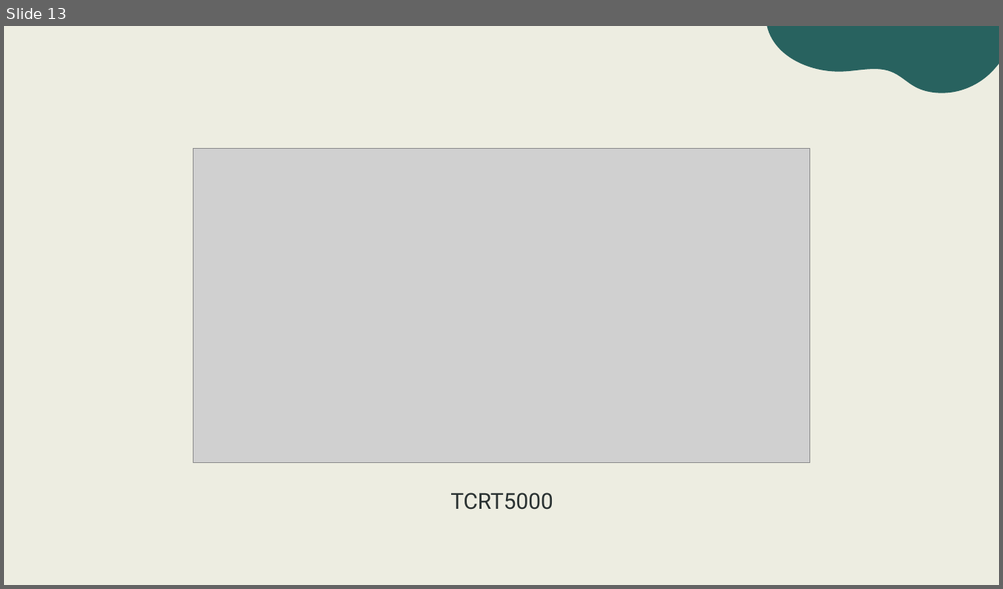
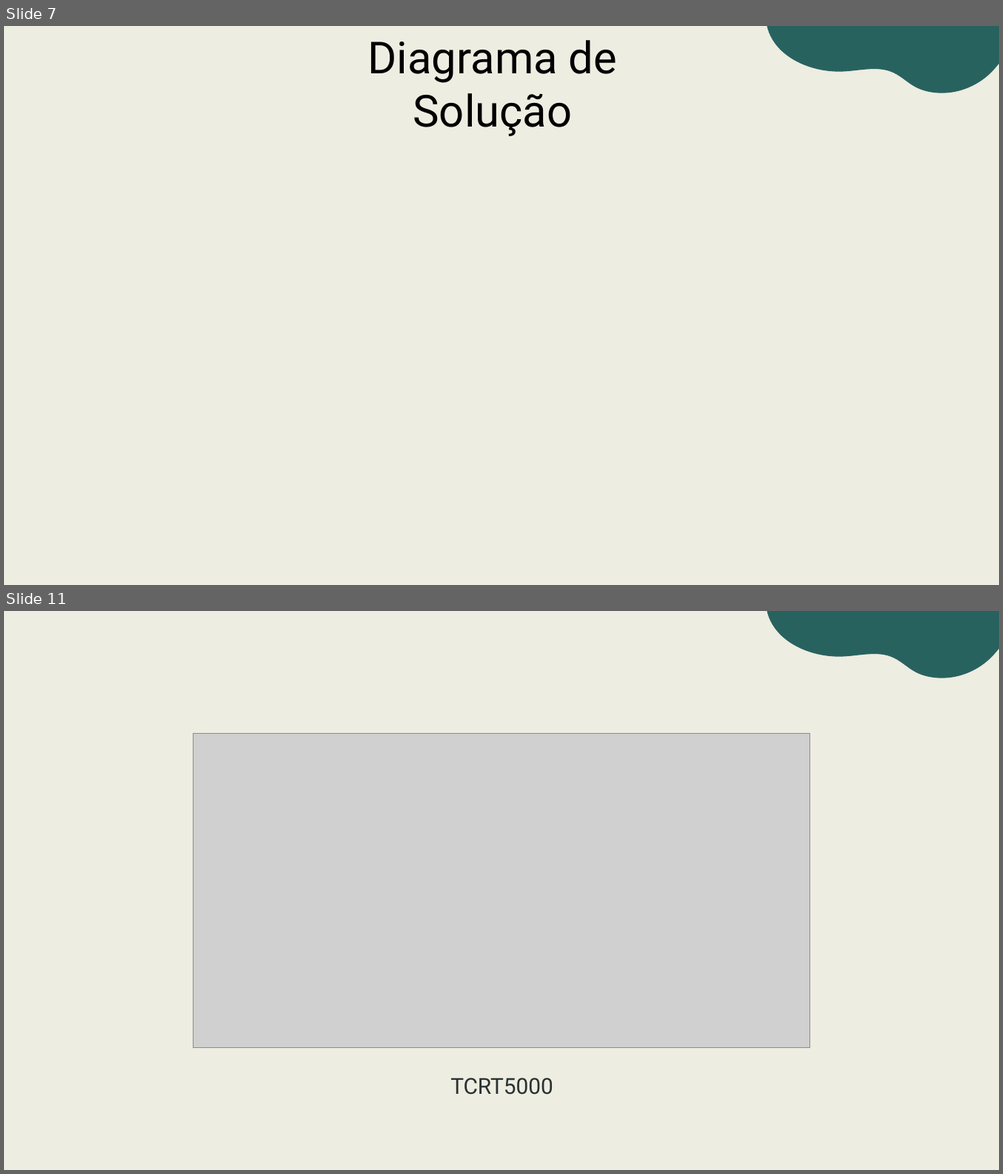
Before and after one commit to MaikonDsGomes/Sprint-2, a slide deck: documentacao/Apresentacao_smartBin.pptx. Shown one above the other, each under a label of ours: slide 13 before the commit, slides 7 and 11 after it; the slides between them are not shown. The pictures are 1003x589 and 1003x1174 pixels, drawn with LibreOffice and Linux fonts; fonts in the diff are those of the drawing; grey boxes stand for pictures. Boxes give left, top, right and bottom in pixels: in the first picture for what was removed or moved away, otherwise in the second. Text is boxed around its words. In the diff, an @@ line names an element or a change of style, - is before the commit and + after.

```diff
--- a/documentacao/Apresentacao_smartBin.pptx
+++ b/documentacao/Apresentacao_smartBin.pptx
@@ slide 7 added at [4, 26, 999, 585], background #EDEDE1; not listed: 1 template element that a slide beside it also shows @@
@@ title added at [368, 40, 617, 136], 32 pt, text #000000 @@
+Diagrama de Solução
@@ what was slide 13 is now slide 11 @@
```
Also in this commit, not shown: 5 slides changed, 1 other slide added, 4 slides removed.
